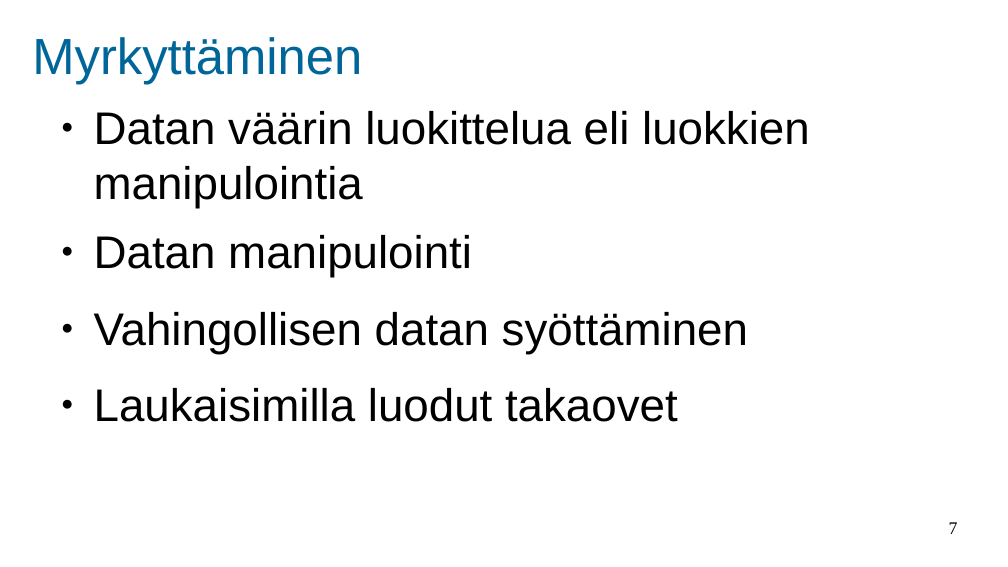
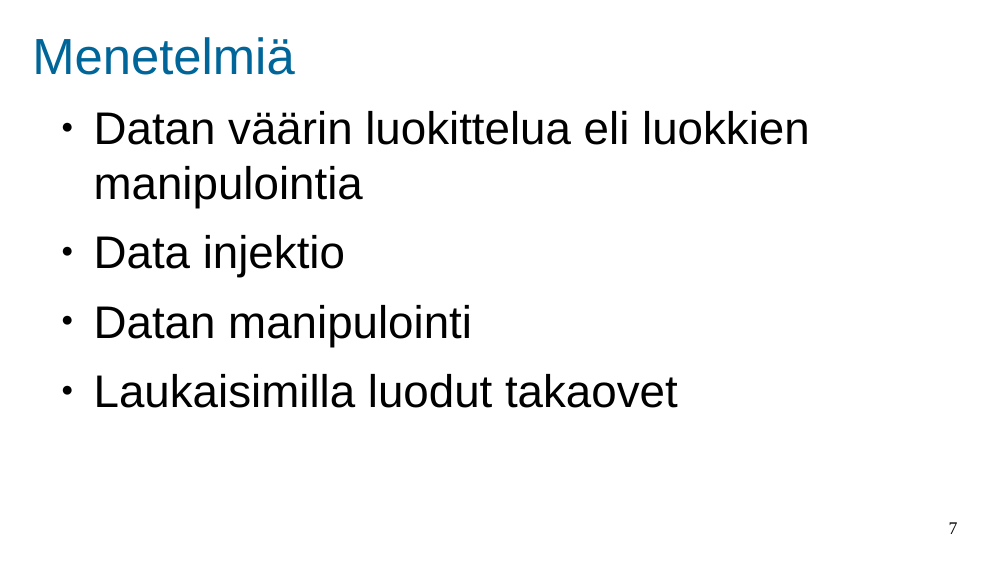
Before and after one commit to Akseli1236/AI-Poisoning, a slide deck: slide 7 of AI poisoning.odp. Drawn at 1008x567 pixels with LibreOffice and Linux fonts; fonts in the diff are those of the drawing; background and template pictures are left out. Boxes give left, top, right and bottom in pixels: in the first picture for what was removed or moved away, otherwise in the second. Text is boxed around its words. In the diff, an @@ line names an element or a change of style, - is before the commit and + after.

```diff
--- a/AI poisoning.odp
+++ b/AI poisoning.odp
@@ title at (x1=32, y1=37, x2=294, y2=75): text changed @@
-Myrkyttäminen
+Menetelmiä
@@ text at (x1=94, y1=235, x2=345, y2=277): paragraph added @@
+● Data injektio
@@ text at (x1=94, y1=312, x2=748, y2=354): paragraph removed @@
-● Vahingollisen datan syöttäminen
```
Also in this commit, not shown: 3 other slides changed.
